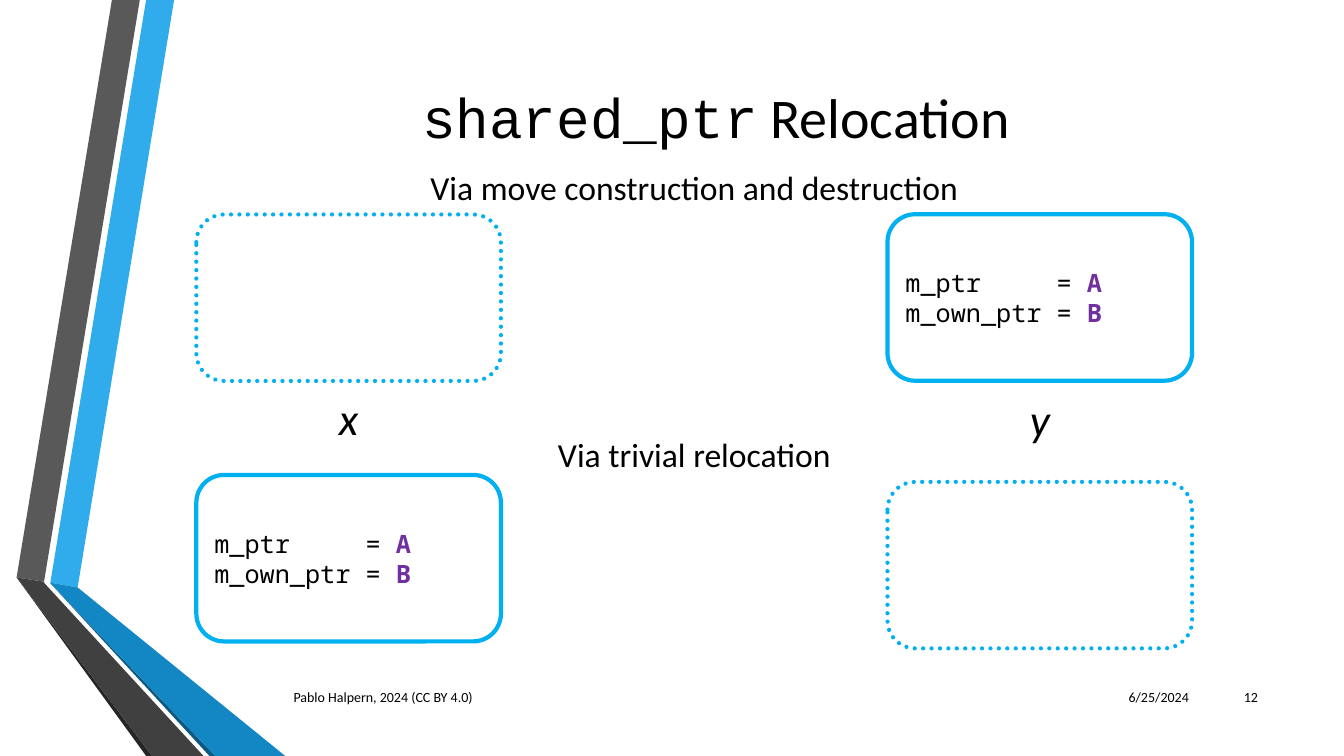
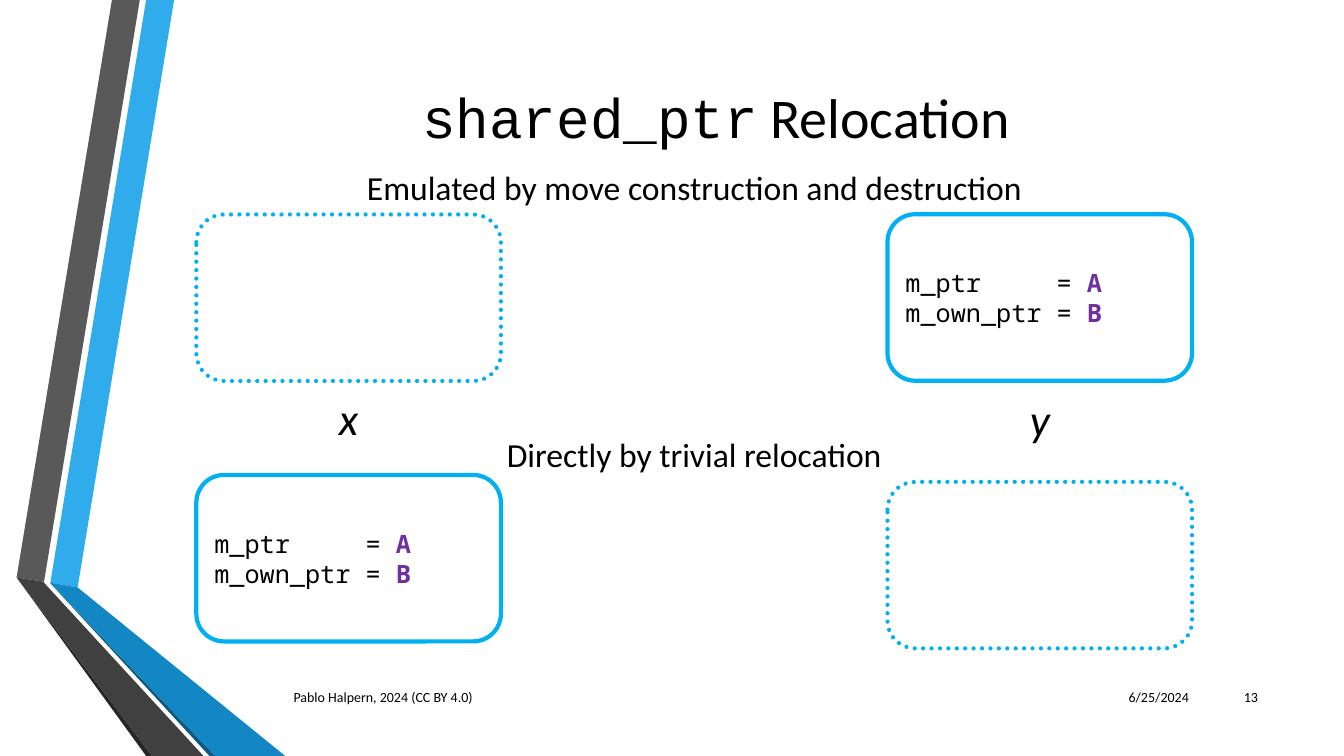
Before and after one commit to phalpern/WG21-halpern, a slide deck: slide 13 of relocate/Trivial Relocation - St. Louis 06-2024.pptx (slide 12 before the commit). Drawn at 1344x756 pixels with LibreOffice and Linux fonts; fonts in the diff are those of the drawing; background and template pictures are left out. Boxes give left, top, right and bottom in pixels: in the first picture for what was removed or moved away, otherwise in the second. Text is boxed around its words. In the diff, an @@ line names an element or a change of style, - is before the commit and + after.

Commit message:
Redo slides 7 to 16 of relocation presentation

```diff
--- a/relocate/Trivial Relocation - St. Louis 06-2024.pptx
+++ b/relocate/Trivial Relocation - St. Louis 06-2024.pptx
@@ text at bbox=[367, 176, 1021, 206]: text changed @@
-Via move construction and destruction
+Emulated by move construction and destruction
@@ text at bbox=[507, 443, 881, 473]: text changed @@
-Via trivial relocation
+Directly by trivial relocation
@@ page number at bbox=[1244, 693, 1258, 702]: text changed @@
-12
+13
```
Also in this commit, not shown: 18 other slides changed, 1 slide added.
